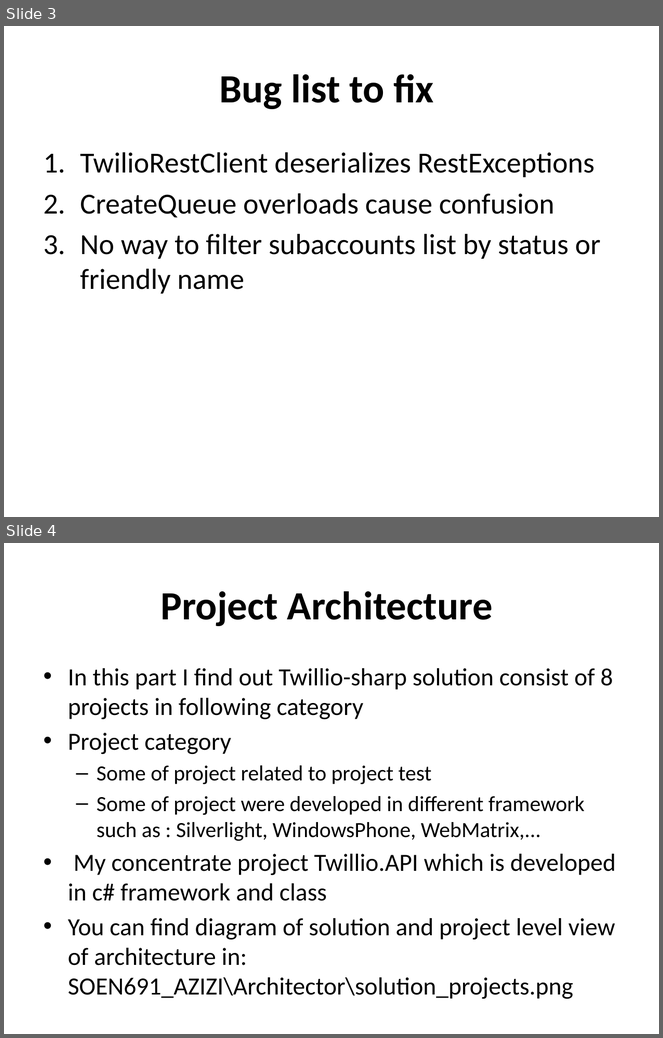
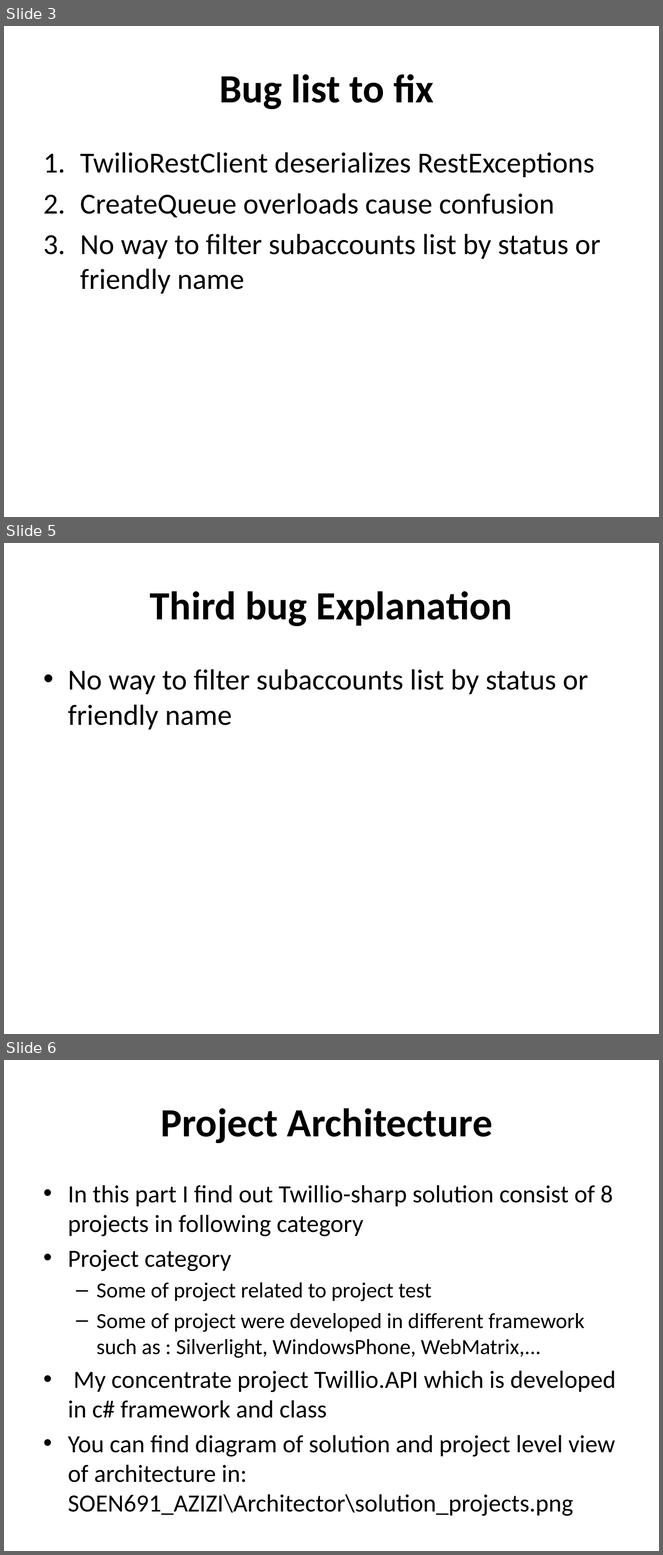
Before and after one commit to manouchehr/SOEN691_AZIZI, a slide deck: ClassWorkReports/Twilio_sharpBugFixing .pptx. Shown one above the other, each under a label of ours: slides 3 and 4 before the commit, slides 3, 5 and 6 after it; the slides between them are not shown. The pictures are 663x1038 and 663x1555 pixels, drawn with LibreOffice and Linux fonts; fonts in the diff are those of the drawing. Boxes give left, top, right and bottom in pixels: in the first picture for what was removed or moved away, otherwise in the second. Text is boxed around its words. In the diff, an @@ line names an element or a change of style, - is before the commit and + after.

```diff
--- a/ClassWorkReports/Twilio_sharpBugFixing .pptx
+++ b/ClassWorkReports/Twilio_sharpBugFixing .pptx
@@ slide 5 added at [4,543,659,1034], background #FFFFFF @@
@@ title added at [150,591,513,626], 44 pt, text #000000, bold @@
+Third bug Explanation
@@ text added at [68,669,588,730], 32 pt, text #000000 @@
+• No way to filter subaccounts list by status or friendly name
@@ what was slide 4 is now slide 6 @@
```
Also in this commit, not shown: 3 other slides added, 1 other file.
